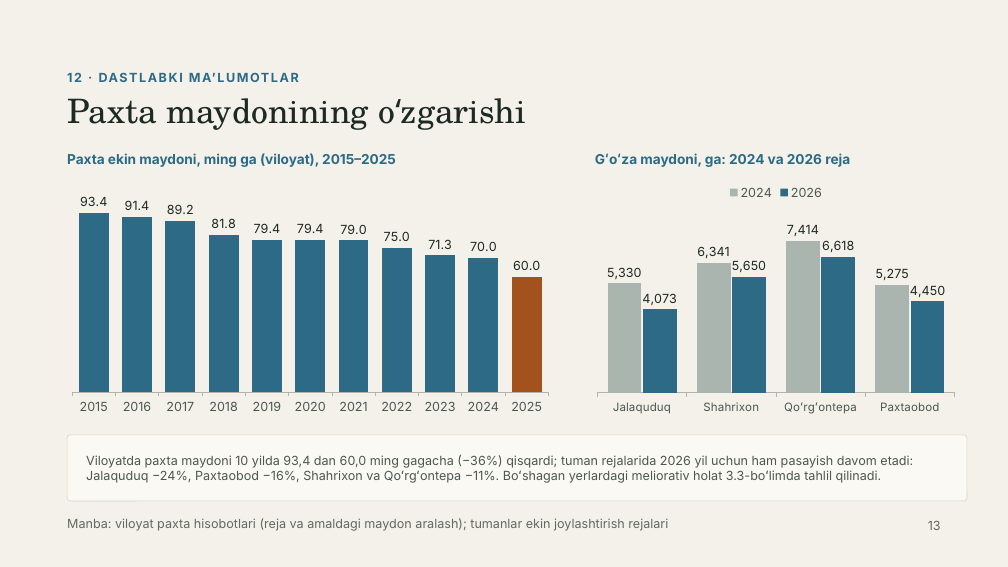
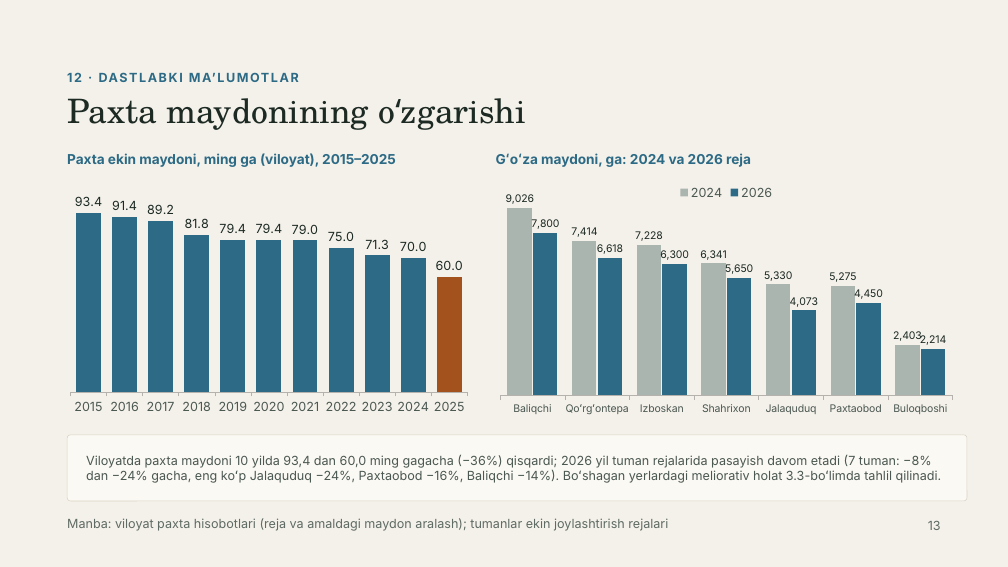
Before and after one commit to Rasuljon007/mirzohid-loyiha, a slide deck: slide 13 of Garbiy_Farg_ona_tuproqlari_GAT_asosida_bashoratlash.pptx. Drawn at 1008x567 pixels with LibreOffice and Linux fonts; fonts in the diff are those of the drawing. Boxes give left, top, right and bottom in pixels: in the first picture for what was removed or moved away, otherwise in the second. Text is boxed around its words. In the diff, an @@ line names an element or a change of style, - is before the commit and + after.

```diff
--- a/Garbiy_Farg_ona_tuproqlari_GAT_asosida_bashoratlash.pptx
+++ b/Garbiy_Farg_ona_tuproqlari_GAT_asosida_bashoratlash.pptx
@@ column chart resized from (x1=62, y1=176, x2=558, y2=420) to (x1=62, y1=176, x2=476, y2=420) @@
@@ column chart at (x1=491, y1=176, x2=962, y2=420) @@
-categories: Jalaquduq, Shahrixon, Qoʻrgʻontepa, Paxtaobod
+categories: Baliqchi, Qoʻrgʻontepa, Izboskan, Shahrixon, Jalaquduq, Paxtaobod, Buloqboshi
-2024: 5330, 6341, 7414, 5275
+2024: 9026, 7414, 7228, 6341, 5330, 5275, 2403
@@ data labels of 2024 changed @@
-2026: 4073, 5650, 6618, 4450
+2026: 7800, 6618, 6300, 5650, 4073, 4450, 2214
@@ data labels of 2026 changed @@
@@ category axis changed @@
@@ column chart resized from (x1=590, y1=176, x2=962, y2=420) to (x1=491, y1=176, x2=962, y2=420) @@
@@ text "Gʻoʻza maydoni, ga: 2024 va ..." moved from (x1=595, y1=153, x2=850, y2=167) to (x1=496, y1=153, x2=751, y2=167) @@
@@ text at (x1=86, y1=454, x2=942, y2=483): text changed @@
-Viloyatda paxta maydoni 10 yilda 93,4 dan 60,0 ming gagacha (−36%) qisqardi; tuman rejalarida 2026 yil uchun ham pasayish davom etadi: Jalaquduq −24%, Paxtaobod −16%, Shahrixon va Qoʻrgʻontepa −11%. Boʻshagan yerlardagi meliorativ holat 3.3-boʻlimda tahlil qilinadi.
+Viloyatda paxta maydoni 10 yilda 93,4 dan 60,0 ming gagacha (−36%) qisqardi; 2026 yil tuman rejalarida pasayish davom etadi (7 tuman: −8% dan −24% gacha, eng koʻp Jalaquduq −24%, Paxtaobod −16%, Baliqchi −14%). Boʻshagan yerlardagi meliorativ holat 3.3-boʻlimda tahlil qilinadi.
```
